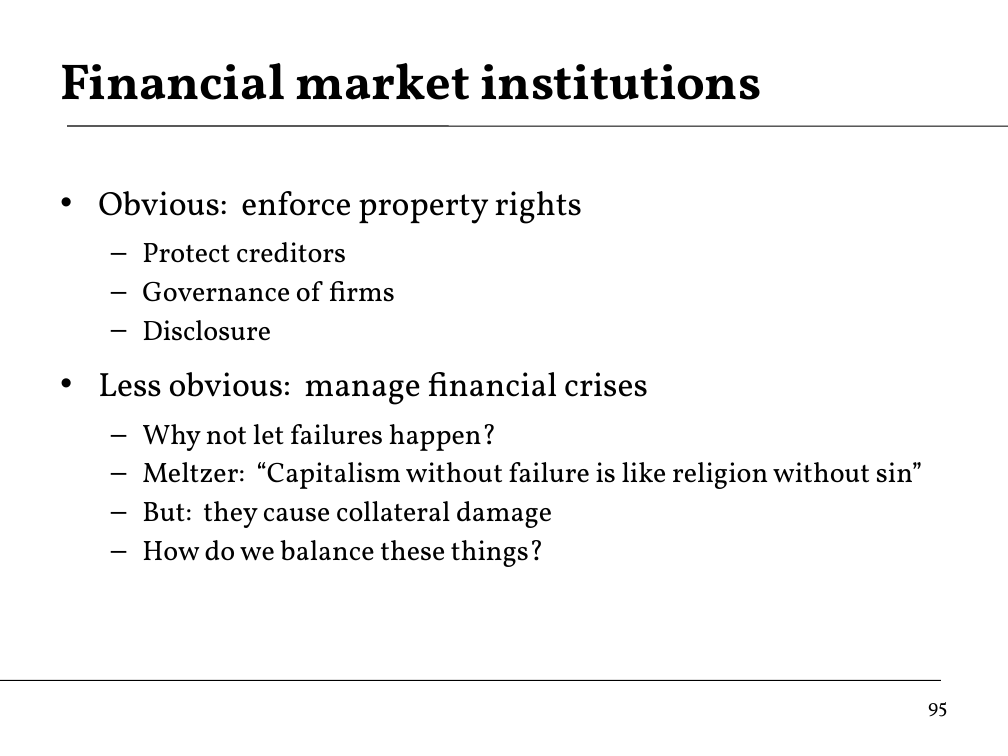
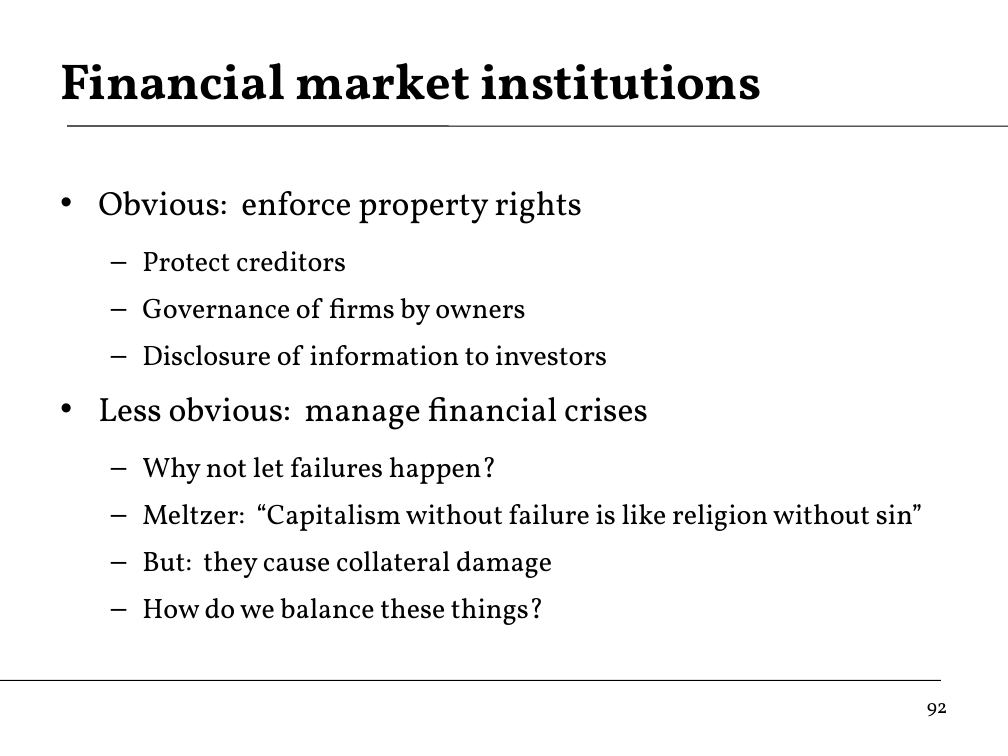
Before and after one commit to DaveBackus/Global_Economy, a slide deck: slide 92 of Slides/slides_labcap_f14.pptx (slide 95 before the commit). Drawn at 1008x756 pixels with LibreOffice and Linux fonts; fonts in the diff are those of the drawing. Boxes give left, top, right and bottom in pixels: in the first picture for what was removed or moved away, otherwise in the second. Text is boxed around its words. In the diff, an @@ line names an element or a change of style, - is before the commit and + after.

```diff
--- a/Slides/slides_labcap_f14.pptx
+++ b/Slides/slides_labcap_f14.pptx
@@ text at [98,191,923,625]: more space between paragraphs @@
@@ text at [142,298,607,366]: text changed @@
-  – Governance of firms
-  – Disclosure
+  – Governance of firms by owners
+  – Disclosure of information to investors
@@ page number at [927,703,948,717]: text changed @@
-95
+92
```
Also in this commit, not shown: 32 other slides changed, 14 slides added, 8 slides removed, 27 other files.
